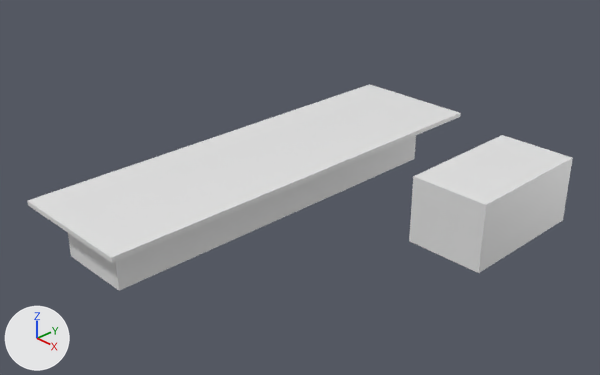
An edit to the Blender file untitled.blend, drawn before and after from the same camera.
Before and after are seen from a 50 mm camera at (0.283, -0.124, 0.172) aimed at (0.056, 0.094, 0.019). The lights are fixed; the arrows at lower left show +X, +Y and +Z.

Script lines for the objects in view, before the commit:
```python
me_cube_001 = bpy.data.meshes.new('Cube.001')
me_cube_001.from_pydata(...)  # 31 vertices, 19 faces; spans x -1.0..1.0, y -1.0..1.0, z -1.0..1.0
me_cube_001.materials.append(mat_material_001)  # white #e7e7e7
me_cube_002 = bpy.data.meshes.new('Cube.002')
me_cube_002.from_pydata(...)  # a box spanning x -1.0..1.0, y -1.0..1.0, z -1.0..1.0
me_cube_002.materials.append(mat_material_002)  # white #e7e7e7
ob_cube_001 = bpy.data.objects.new('Cube.001', me_cube_001)
ob_cube_001.location = (0.03, 0.1, 0.0125)
ob_cube_001.scale = (0.03, 0.1, 0.0125)
ob_cube_002 = bpy.data.objects.new('Cube.002', me_cube_002)
ob_cube_002.location = (0.1131, 0.1506, 0.014)
ob_cube_002.scale = (0.0175, 0.0315, 0.015)
```
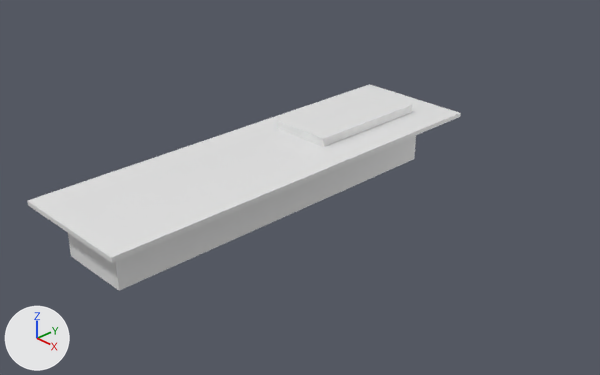
The change, as a diff of the scene's bpy script:
```diff
--- a/untitled.blend.py
+++ b/untitled.blend.py
@@ ob_cube_002 @@
 ob_cube_002 = bpy.data.objects.new('Cube.002', me_cube_002)
-ob_cube_002.location = (0.1131, 0.1506, 0.014)
-ob_cube_002.scale = (0.0175, 0.0315, 0.015)
+ob_cube_002.location = (0.0275, 0.152, 0.014)
+ob_cube_002.scale = (0.0155, 0.031, 0.015)
```

Location of each change, (x1, y1, x2, y2) in pixels of the pictures (600 x 375 px):
'Cube.002', moved, rescaled
    before: (409, 135, 573, 273)
    after: (277, 90, 412, 147)
